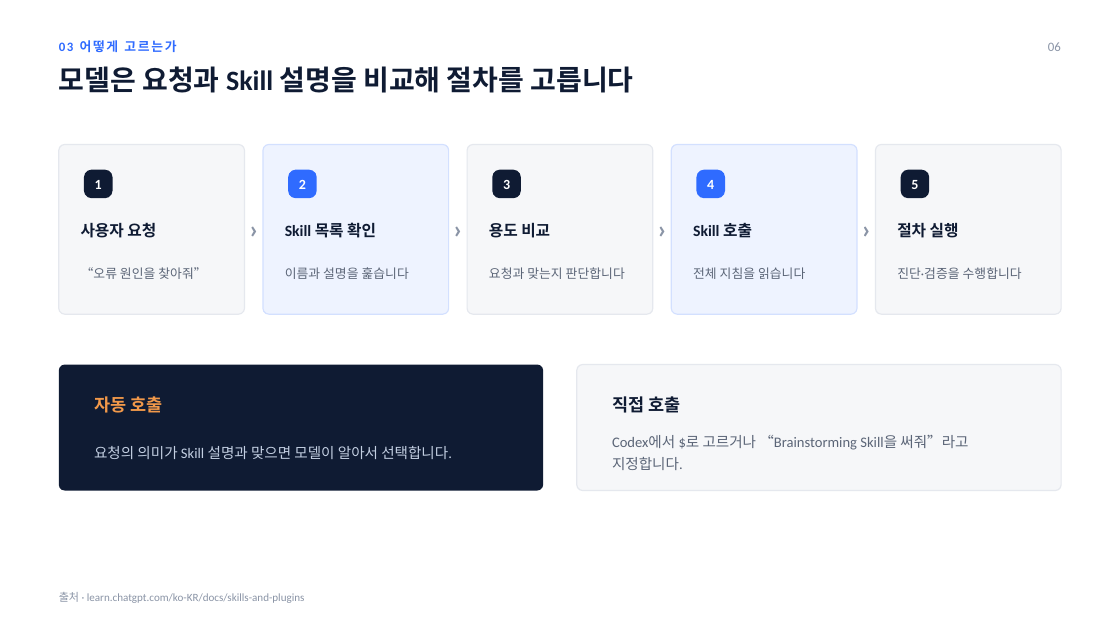
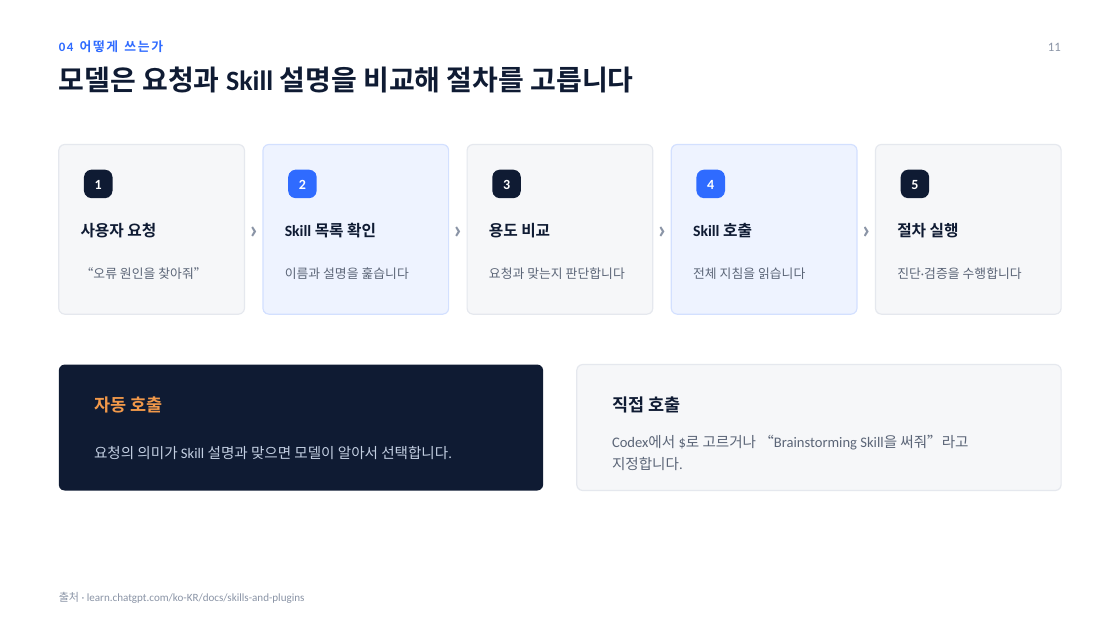
Before and after one commit to jmkm0520-glitch/Study, a slide deck: slide 11 of presentation/Superpowers_Codex_10min.pptx (slide 6 before the commit). Drawn at 1120x630 pixels with LibreOffice and Linux fonts; fonts in the diff are those of the drawing. Boxes give left, top, right and bottom in pixels: in the first picture for what was removed or moved away, otherwise in the second. Text is boxed around its words. In the diff, an @@ line names an element or a change of style, - is before the commit and + after.

```diff
--- a/presentation/Superpowers_Codex_10min.pptx
+++ b/presentation/Superpowers_Codex_10min.pptx
@@ text at bbox=[59, 40, 163, 52]: text changed @@
-03 어떻게 고르는가
+04 어떻게 쓰는가
@@ text at bbox=[1048, 43, 1061, 51]: text changed @@
-06
+11
```
Also in this commit, not shown: 6 other slides changed, 2 other files.
